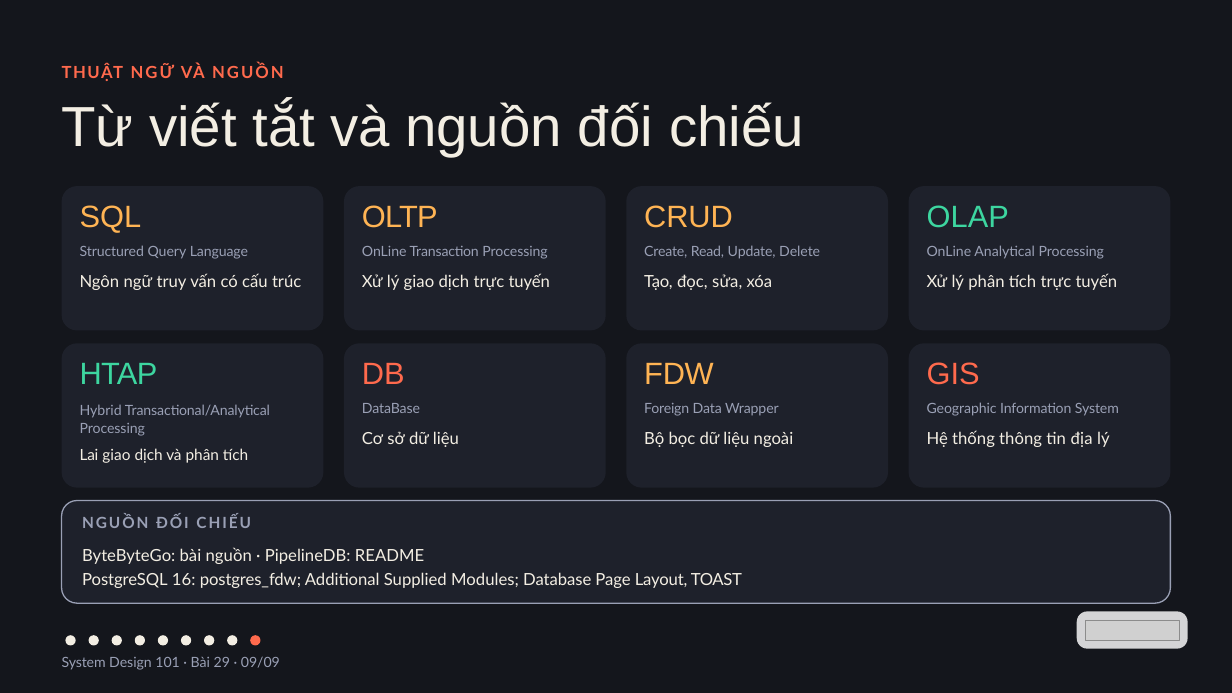
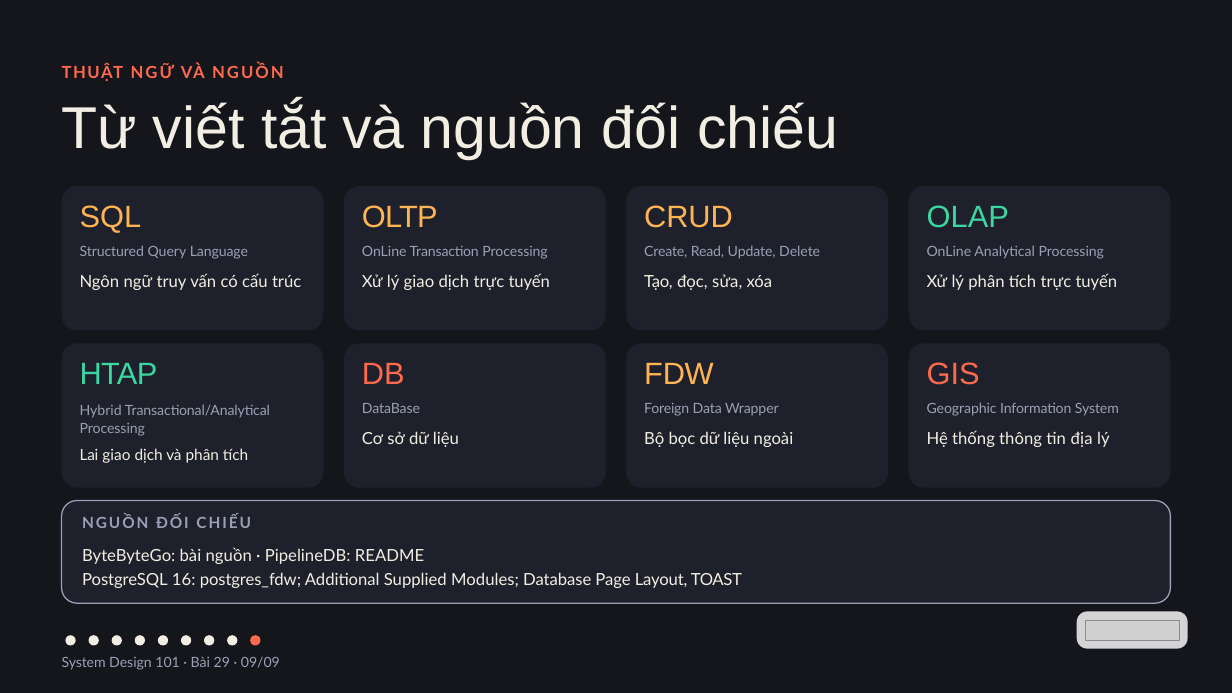
Before and after one commit to vohoailinh90/tool-marketing-studio, a slide deck: slide 9 of system-design-101/vi/lessons/sd-04-029/slides/sd-04-029.pptx. Drawn at 1232x693 pixels with LibreOffice and Linux fonts; fonts in the diff are those of the drawing; grey boxes stand for pictures. Boxes give left, top, right and bottom in pixels: in the first picture for what was removed or moved away, otherwise in the second. Text is boxed around its words. In the diff, an @@ line names an element or a change of style, - is before the commit and + after.

```diff
--- a/system-design-101/vi/lessons/sd-04-029/slides/sd-04-029.pptx
+++ b/system-design-101/vi/lessons/sd-04-029/slides/sd-04-029.pptx
@@ text "Từ viết tắt và nguồn ..." at bbox=[62, 101, 838, 159]: size 66 to 69 pt; letter spacing -0.5 to -0.6 pt in "Từ"; letter spacing 0 to -0.1 pt in "tắt"; letter spacing -0.7 to -0.8 pt in "và"; letter spacing 0 to 0.1 pt in "chiếu" @@
```
Also in this commit, not shown: 3 other slides changed, 4 other files.
